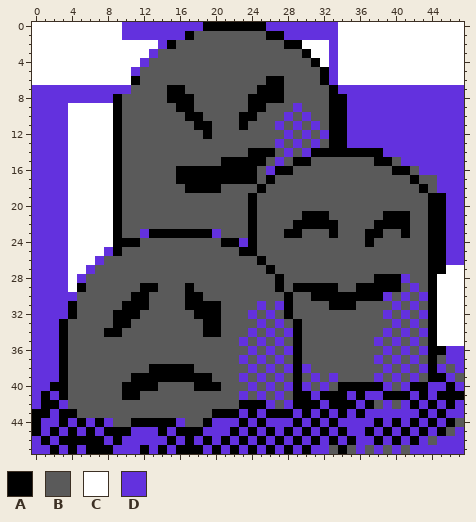
Two versions of one pixel-art sprite, gfx/pokemon/doomstone/front.png. The picture above was drawn from the file before the commit.
The file is 48x48 pixels.
Palette (. is transparent): A #000000  B #5a5a5a  C #ffffff  D #6331de
Pixels before, first column x 0:
 0 CCCCCCCCCCDDDDDDDDDAAAAAAADDDDDDDDCCCCCCCCCCCCCC
 1 CCCCCCCCCCDDDDDDDABBBBBBBBAADDDDDDCCCCCCCCCCCCCC
 2 CCCCCCCCCCCCCCDABBBBBBBBBBBBAACCCDCCCCCCCCCCCCCC
 3 CCCCCCCCCCCCCDBBBBBBBBBBBBBBBBACCDCCCCCCCCCCCCCC
 4 CCCCCCCCCCCCDBBBBBBBBBBBBBBBBBBACDCCCCCCCCCCCCCC
 5 CCCCCCCCCCCDBBBBBBBBBBBBBBBBBBBBADCCCCCCCCCCCCCC
 6 CCCCCCCCCCCABBBBBBBBBBBBBBAABBBBADCCCCCCCCCCCCCC
 7 DDDDDDDDDDDBBBBAABBBBBBBBAAABBBBBADDDDDDDDDDDDDD
 8 DDDDDDDDDABBBBBAAABBBBBBAAAABBBBBAADDDDDDDDDDDDD
 9 DDDDCCCCCABBBBBBAABBBBBBAABBBDBBBAADDDDDDDDDDDDD
10 DDDDCCCCCABBBBBBBAABBBBAABBBDBDBBAADDDDDDDDDDDDD
11 DDDDCCCCCABBBBBBBBAABBBABBBDBDBDBAADDDDDDDDDDDDD
12 DDDDCCCCCABBBBBBBBBABBBBBBBBDBDBDAADDDDDDDDDDDDD
13 DDDDCCCCCABBBBBBBBBBBBBBBBBDBDBDBAADDDDDDDDDDDDD
14 DDDDCCCCCABBBBBBBBBBBBBBAAABDBDAAAAAAAADDDDDDDDD
15 DDDDCCCCCABBBBBBBBBBBAAAAABDBAABBBBBBBAABDDDDDDD
16 DDDDCCCCCABBBBBBAAAAAAAAABDAABBBBBBBBBBBAABDDDDD
17 DDDDCCCCCABBBBBBAAAAAAAAABABBBBBBBBBBBBBBBABBDDD
18 DDDDCCCCCABBBBBBBAAAABBBBABBBBBBBBBBBBBBBBBABDDD
19 DDDDCCCCCABBBBBBBBBBBBBBABBBBBBBBBBBBBBBBBBBAADD
20 DDDDCCCCCABBBBBBBBBBBBBBABBBBBBBBBBBBBBBBBBBAADD
21 DDDDCCCCCABBBBBBBBBBBBBBABBBBBAAABBBBBBAAABBAADD
22 DDDDCCCCCABBBBBBBBBBBBBBABBBBAAAAABBBBAAAABBAADD
23 DDDDCCCCCABBDAAAAAAADBBBABBBAABBBABBBAABBABBAADD
24 DDDDCCCCCAAABBBBBBBBBAADABBBBBBBBBBBBABBBBBBAADD
25 DDDDCCCCDABBBBBBBBBBBBBAABBBBBBBBBBBBBBBBBBBAADD
26 DDDDCCCDBBBBBBBBBBBBBBBBBABBBBBBBBBBBBBBBBBBAADD
27 DDDDCCDBBBBBBBBBBBBBBBBBBBABBBBBBBBBBBBBBBBBAACC
28 DDDDCDBBBBBBBBBBBBBBBBBBBBBABBBBBBBBBBAAADBBACCC
29 DDDDCABBBBBBAABBBABBBBBBBBBABAAAAABBAAAAABDBACCC
30 DDDDDBBBBBBAABBBBAABBBBBBBBBABBAAAAAAAADBDBDACCC
31 DDDDABBBBBAAABBBBAAAABBBBDBDABBBBAAABBBBDBDBACCC
32 DDDDABBBBAAABBBBBBAAABBBDBDBABBBBBBBBBBDBDBDACCC
33 DDDABBBBBAABBBBBBBBAABBBBDBDBABBBBBBBBBBDBDBACCC
34 DDDABBBBAABBBBBBBBBAABBBDBDBDABBBBBBBBBDBDBDACCC
35 DDDABBBBBBBBBBBBBBBBBBBDBDBDBABBBBBBBBDBDBDBACCC
36 DDDABBBBBBBBBBBBBBBBBBBBDBDBDABBBBBBBBBDBDBDAADD
37 DDDABBBBBBBBBBBBBBBBBBBDBDBDBABBBBBBBBDBDBDBABDD
38 DDDABBBBBBBBBAAAAABBBBBBDBDBDADBBBBBBBBDBDBDADBD
39 DDDABBBBBBBAAAAAAAAABBBDBDBDBABDBDBBBBDBDBDBAADB
40 DDAABBBBBBAAAABBBBAAABBBDBDBDADBDBAAAAADBDAADDAD
41 DADABBBBBBAABBBBBBBBBBBDBDBDBAADAAADADDAAADADAAA
42 DAADBBBBBBBBBBBBBBBBBBBAAADBDAAADAAADABDBDADADAD
43 AADAABBBBBBBBBBBBBBBAAADADAAADADADADADDDDDDADADD
44 ADDADADADBBAAAAADBBADDDADADDDADADADDDDADADADADAB
45 ADADADADAAADDDADAAADDDADADADADADADADDADADADADABD
46 DADAAAAADADDDDDADADADADADADADADADADADDADADADBDDD
47 DDADADAAADDDADADAAADADADADADADADDBABDBDBDBDDDDDD
And afterwards:
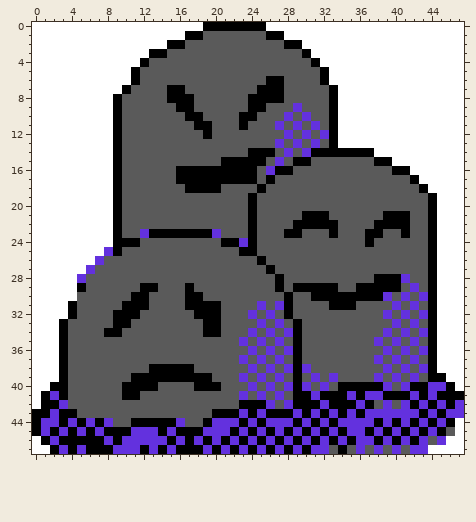
What changed:
Changed rows in their new state; - is an unchanged pixel.
first column x 0:
 0 ----------CCCCCCCCC-------CCCCCCCC--------------
 1 ----------CCCCCCC-A---------CCCCCC--------------
 2 --------------C-A----------------C--------------
 3 -------------AA------------------C--------------
 4 ------------A--------------------C--------------
 5 -----------A---------------------C--------------
 6 ---------------------------------C--------------
 7 CCCCCCCCCCA-----------------------CCCCCCCCCCCCCC
 8 CCCCCCCCC-------------------------CCCCCCCCCCCCCC
 9 CCCC------------------------------CCCCCCCCCCCCCC
10 CCCC------------------------------CCCCCCCCCCCCCC
11 CCCC------------------------------CCCCCCCCCCCCCC
12 CCCC------------------------------CCCCCCCCCCCCCC
13 CCCC------------------------------CCCCCCCCCCCCCC
14 CCCC----------------------------------CCCCCCCCCC
15 CCCC------------------------------------CCCCCCCC
16 CCCC--------------------------------------CCCCCC
17 CCCC---------------------------------------CCCCC
18 CCCC----------------------------------------CCCC
19 CCCC-----------------------------------------CCC
20 CCCC-----------------------------------------CCC
21 CCCC-----------------------------------------CCC
22 CCCC-----------------------------------------CCC
23 CCCC-----------------------------------------CCC
24 CCCC-----------------------------------------CCC
25 CCCC-----------------------------------------CCC
26 CCCC-----------------------------------------CCC
27 CCCC-----------------------------------------C--
28 CCCC--------------------------------------------
29 CCCC--------------------------------------------
30 CCCCC-------------------------------------------
31 CCCC--------------------------------------------
32 CCCC--------------------------------------------
33 CCC---------------------------------------------
34 CCC---------------------------------------------
35 CCC---------------------------------------------
36 CCC------------------------------------------CCC
37 CCC------------------------------------------CCC
38 CCC------------------------------------------CCC
39 CCC-------------------------------------------CC
40 CC---------------------------------------------C
41 C-----------------------------------------------
42 C-----------------------------------------------
44 -----------------------------------------------C
45 -----------------------------------------------C
46 C---------------------------------------------CC
47 CC------------------------------------------CCCC
Where, in picture pixels (left, top, right, bottom), the same in both pictures:
changed: (32, 22, 203, 454)
changed: (266, 22, 464, 274)
changed: (428, 346, 464, 454)
